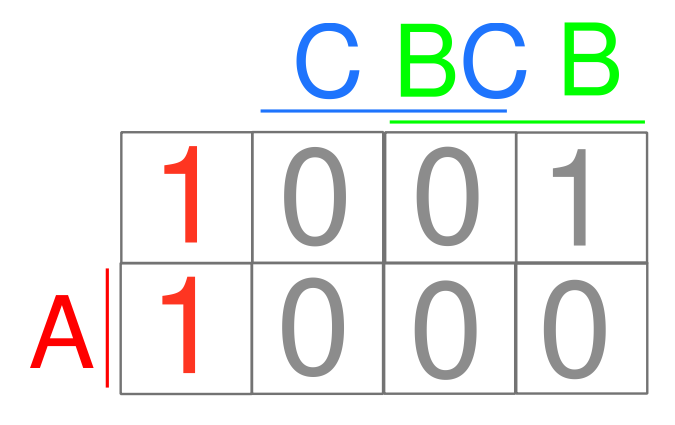
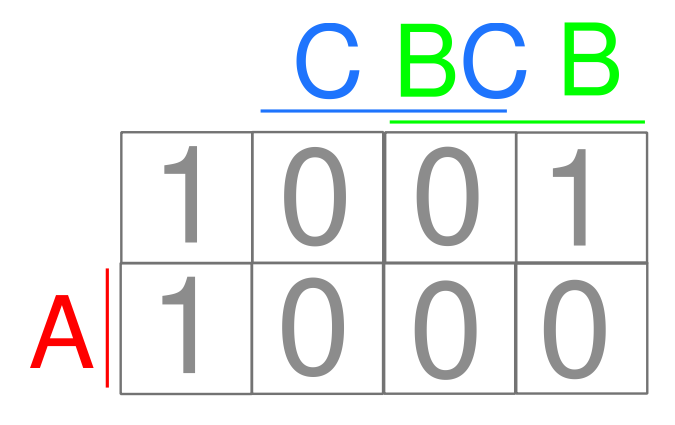
Layered file, before and after one edit (675 × 425). Changes by layer:
pixels changed over [162, 146, 197, 374] (layer not identified)
